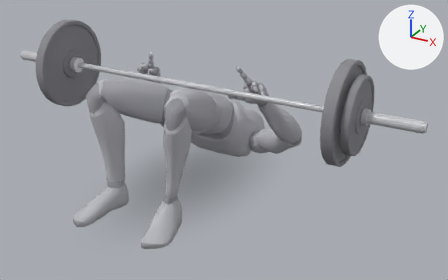
Two versions of the glTF model app/src/main/assets/mannequins/barbell_glute_bridge.glb, one commit apart.
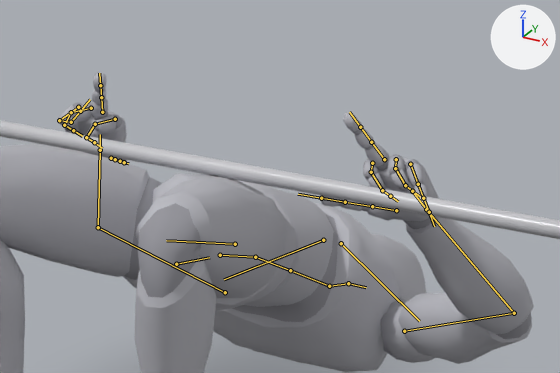
There are two pictures of each version: one whole from a 50 mm lens placed at (1.48, -2.36, 1.41), pointed at (0.16, 0.04, 0.21), one close up on the part from 26% to 70% of the width and 10% to 56% of the height. The axes (+X, +Y, +Z) are drawn at upper right. The lights are the same throughout. The older version's two pictures come first. Both versions are drawn at frame 0 of the action 'lowering'; the numbers are the values there. The bones that change, and the others that lie on the model, are drawn over the model as lines in the close-ups.

Names of what the first close-up shows: 'barbell_0', 'body', 'body_1'.
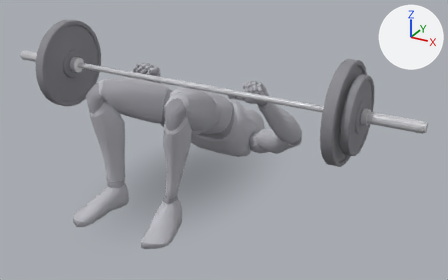
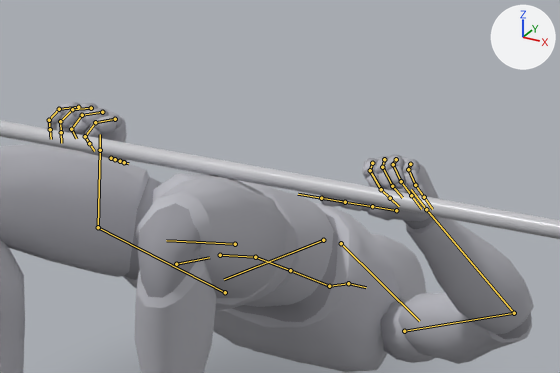
What the commit changed:
Bone 'index_02_l' (bone_index_02_l) turns from (60, 22, -38) to (57, 20, -36) degrees about its own x, y and z.
Bone 'middle_01_l' (bone_middle_01_l) turns from (0, 0, 0) to (52, 17, -34) degrees about its own x, y and z.
Bone 'middle_02_l' (bone_middle_02_l) turns from (0, 0, 0) to (56, 19, -35) degrees about its own x, y and z.
Bone 'middle_03_l' (bone_middle_03_l) turns from (0, 0, 0) to (42, 11, -28) degrees about its own x, y and z.
Bone 'pinky_01_l' (bone_pinky_01_l) turns from (83, 39, -44) to (49, 15, -32) degrees about its own x, y and z.
Bone 'pinky_02_l' (bone_pinky_02_l) turns from (0, 0, 0) to (52, 17, -34) degrees about its own x, y and z.
Bone 'pinky_03_l' (bone_pinky_03_l) turns from (0, 0, 0) to (39, 9, -26) degrees about its own x, y and z.
Bone 'ring_01_l' (bone_ring_01_l) turns from (56, 20, -36) to (48, 15, -32) degrees about its own x, y and z.
Bone 'ring_02_l' (bone_ring_02_l) turns from (60, 22, -38) to (52, 17, -33) degrees about its own x, y and z.
Bone 'index_02_r' (bone_index_02_r) turns from (60, -22, 38) to (57, -20, 36) degrees about its own x, y and z.
Bone 'middle_01_r' (bone_middle_01_r) turns from (0, 0, 0) to (52, -17, 34) degrees about its own x, y and z.
Bone 'middle_02_r' (bone_middle_02_r) turns from (0, 0, 0) to (56, -19, 35) degrees about its own x, y and z.
Bone 'middle_03_r' (bone_middle_03_r) turns from (0, 0, 0) to (42, -11, 28) degrees about its own x, y and z.
Bone 'pinky_01_r' (bone_pinky_01_r) turns from (83, -39, 44) to (49, -15, 32) degrees about its own x, y and z.
Bone 'pinky_02_r' (bone_pinky_02_r) turns from (89, -44, 45) to (52, -17, 34) degrees about its own x, y and z.
Bone 'pinky_03_r' (bone_pinky_03_r) turns from (66, -26, 40) to (39, -9, 26) degrees about its own x, y and z.
Bone 'ring_01_r' (bone_ring_01_r) turns from (56, -20, 36) to (48, -15, 32) degrees about its own x, y and z.
Bone 'ring_02_r' (bone_ring_02_r) turns from (60, -22, 38) to (52, -17, 33) degrees about its own x, y and z.

Pixel boxes (x1, y1, x2, y2) of what changed, in the close-ups (560 x 373 px):
'body', posed
    before: (0, 72, 534, 373)
    after: (0, 102, 534, 373)
'body_1', posed
    before: (58, 89, 532, 339)
    after: (47, 102, 532, 339)
bone 'index_02_l', root to tip
    before: (371, 172) to (382, 190)
    after: (370, 170) to (381, 189)
bone 'middle_01_l', root to tip
    before: (384, 159) to (371, 142)
    after: (384, 159) to (382, 167)
bone 'middle_02_l', root to tip
    before: (371, 142) to (360, 127)
    after: (382, 167) to (392, 186)
bone 'middle_03_l', root to tip
    before: (360, 127) to (349, 112)
    after: (392, 186) to (402, 197)
bone 'pinky_01_l', root to tip
    before: (410, 164) to (418, 184)
    after: (410, 164) to (408, 169)
bone 'pinky_02_l', root to tip
    before: (418, 184) to (423, 198)
    after: (408, 169) to (415, 185)
bone 'pinky_03_l', root to tip
    before: (423, 198) to (429, 212)
    after: (415, 185) to (424, 197)
bone 'ring_01_l', root to tip
    before: (396, 159) to (395, 168)
    after: (396, 159) to (393, 164)
bone 'ring_02_l', root to tip
    before: (395, 168) to (405, 185)
    after: (393, 164) to (401, 181)
bone 'index_02_r', root to tip
    before: (95, 124) to (86, 137)
    after: (95, 122) to (85, 136)
bone 'middle_01_r', root to tip
    before: (102, 112) to (101, 97)
    after: (102, 112) to (82, 115)
bone 'middle_02_r', root to tip
    before: (101, 97) to (100, 85)
    after: (82, 115) to (71, 129)
bone 'middle_03_r', root to tip
    before: (100, 85) to (99, 73)
    after: (71, 129) to (76, 138)
bone 'pinky_01_r', root to tip
    before: (78, 107) to (59, 120)
    after: (78, 107) to (59, 109)
bone 'pinky_02_r', root to tip
    before: (59, 120) to (71, 122)
    after: (59, 109) to (49, 120)
bone 'pinky_03_r', root to tip
    before: (71, 122) to (80, 111)
    after: (49, 120) to (50, 129)
bone 'ring_01_r', root to tip
    before: (91, 108) to (71, 112)
    after: (91, 108) to (72, 109)
bone 'ring_02_r', root to tip
    before: (71, 112) to (64, 125)
    after: (72, 109) to (60, 121)
